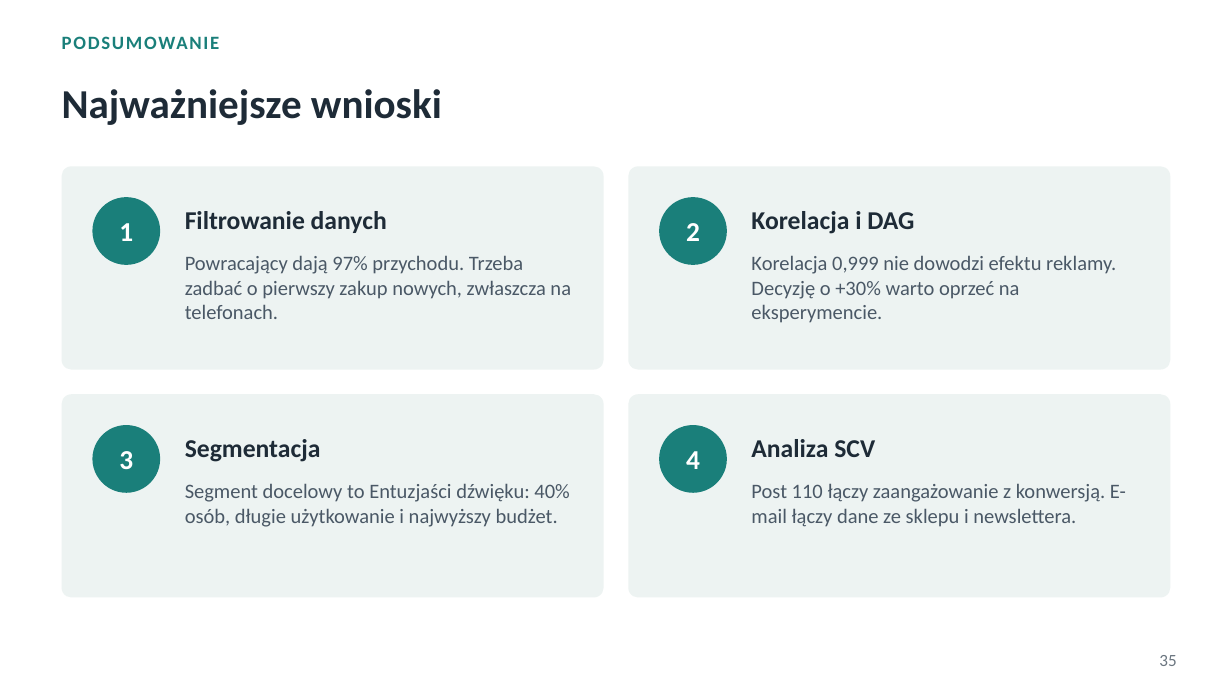
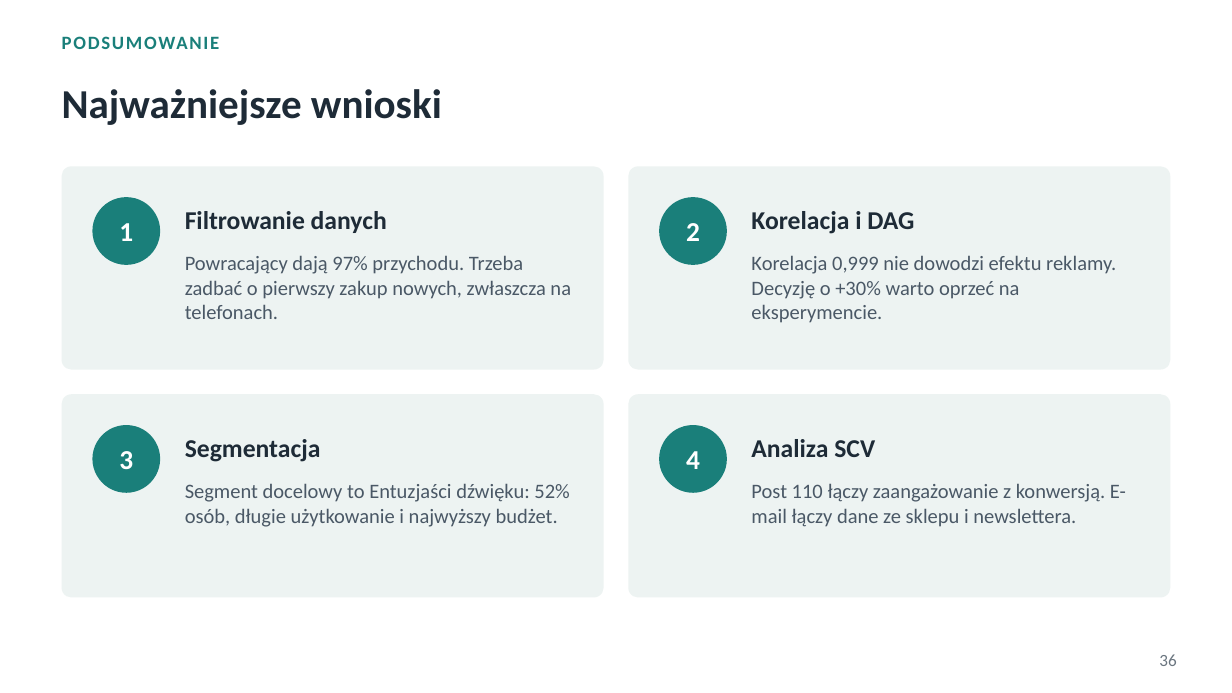
Before and after one commit to ploiu123/praca, a slide deck: slide 36 of prezentacja/Podstawy_analityki_projekty.pptx (slide 35 before the commit). Drawn at 1232x693 pixels with LibreOffice and Linux fonts; fonts in the diff are those of the drawing. Boxes give left, top, right and bottom in pixels: in the first picture for what was removed or moved away, otherwise in the second. Text is boxed around its words. In the diff, an @@ line names an element or a change of style, - is before the commit and + after.

```diff
--- a/prezentacja/Podstawy_analityki_projekty.pptx
+++ b/prezentacja/Podstawy_analityki_projekty.pptx
@@ text at (185,483,569,527): text changed @@
-Segment docelowy to Entuzjaści dźwięku: 40% osób, długie użytkowanie i najwyższy budżet.
+Segment docelowy to Entuzjaści dźwięku: 52% osób, długie użytkowanie i najwyższy budżet.
@@ page number at (1159,654,1176,666): text changed @@
-35
+36
```
Also in this commit, not shown: 11 other slides changed, 1 slide added, 20 other files.
